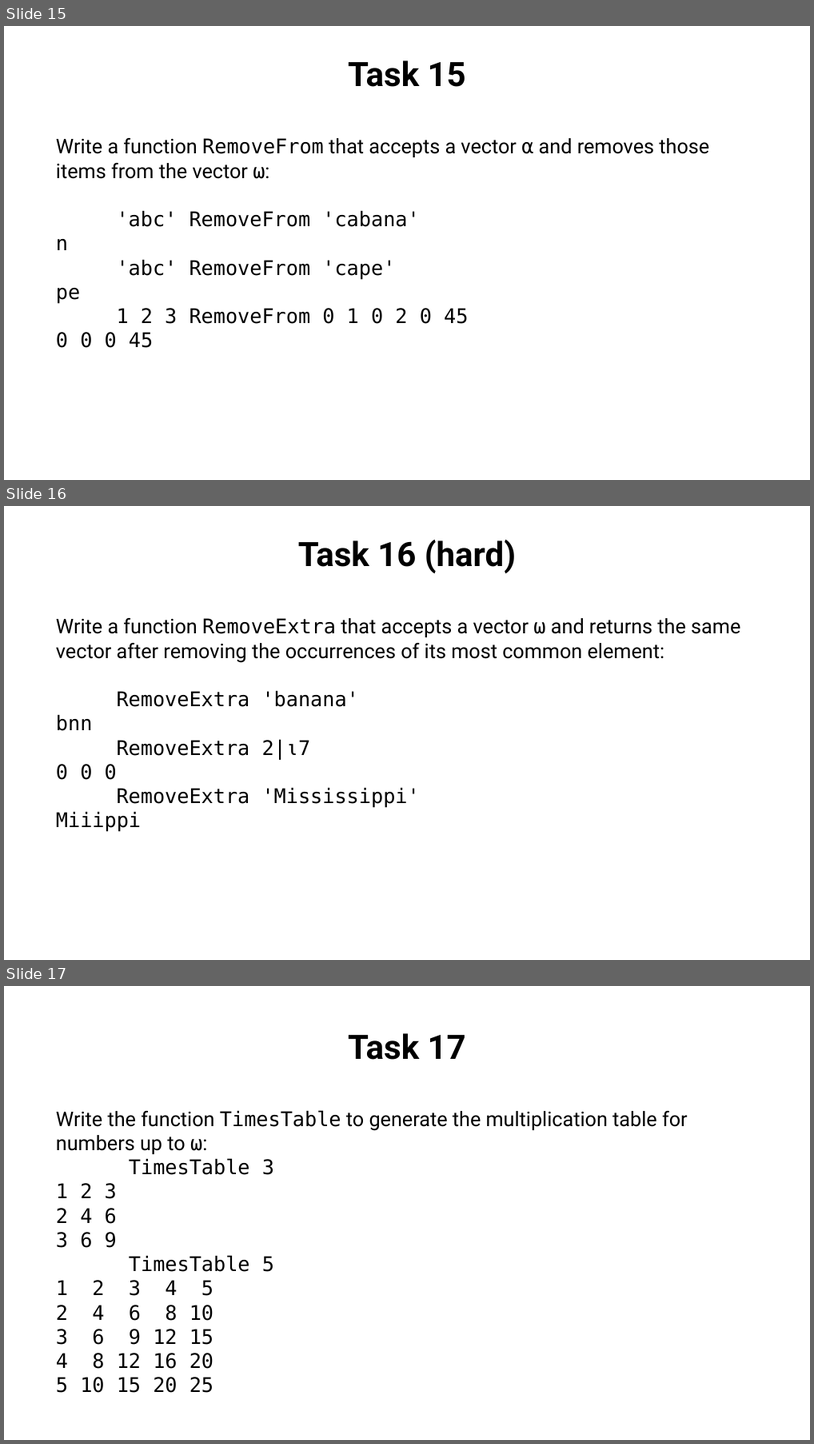
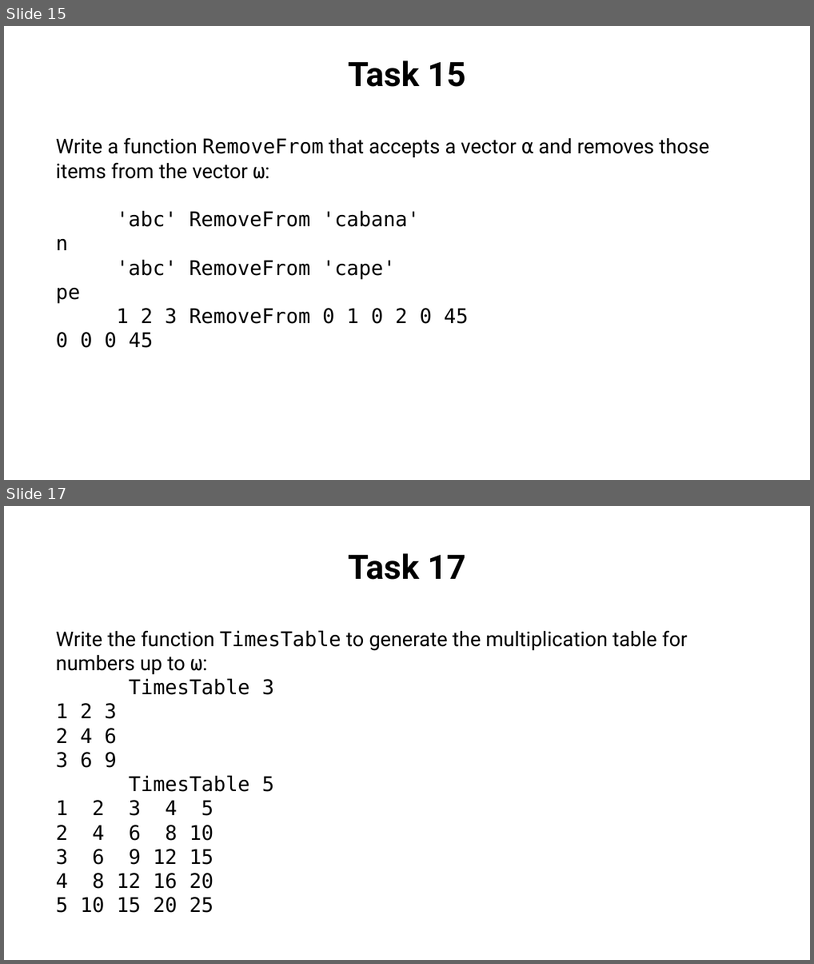
Before and after one commit to abrudz/tasks, a slide deck: assessmentA.pptx. Shown one above the other, each under a label of ours: slides 15, 16 and 17 before the commit, slides 15 and 17 after it; the slides between them are not shown. The pictures are 814x1444 and 814x964 pixels, drawn with LibreOffice and Linux fonts; fonts in the diff are those of the drawing. Boxes give left, top, right and bottom in pixels: in the first picture for what was removed or moved away, otherwise in the second. Text is boxed around its words. In the diff, an @@ line names an element or a change of style, - is before the commit and + after.

Commit message:
submission instructions; fix task 16 (#1)

```diff
--- a/assessmentA.pptx
+++ b/assessmentA.pptx
@@ slide 16 removed at box(4, 506, 810, 960), background #FFFFFF @@
@@ text removed at box(56, 540, 741, 832) @@
-Task 16 (hard)
-Write a function RemoveExtra that accepts a vector ⍵ and returns the same vector after removing the occurrences of its most common element:
-RemoveExtra 'banana'
-bnn
-RemoveExtra 2|⍳7
-0 0 0
-RemoveExtra 'Mississippi'
-Miiippi
```
Also in this commit, not shown: 1 slide changed, 2 slides added, 1 other file.
